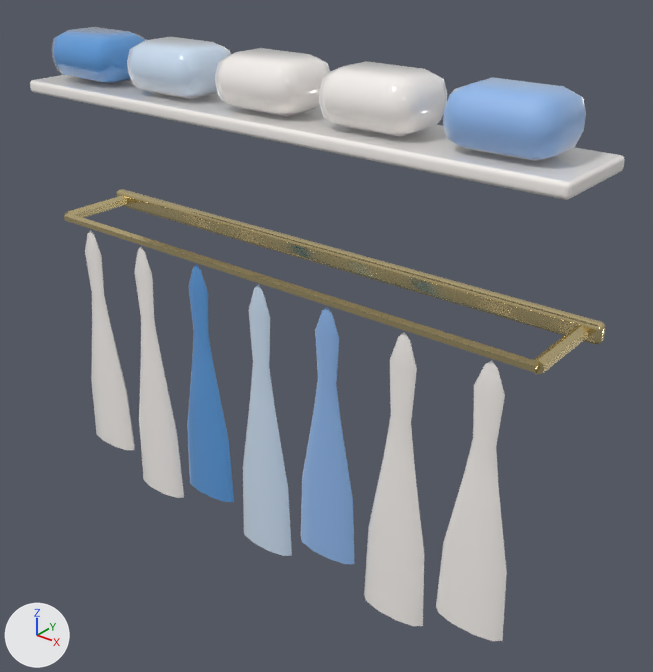
A saved change to the glTF model public/assets/interiors/boutique/rack_wall_rail.glb.
Rendered twice from a camera (50 mm lens) standing at (1.7, -2.06, 3.01) and looking at (0.11, -0.07, 1.78). Lighting does not change. The marker at lower left points along +X, +Y and +Z. The first picture is the older version.

The scene before the commit, as lines of its bpy script (objects in view):
```python
mat_accent2_002 = principled_material('accent2.002')
mat_accent2_002.base_color = (0.102, 0.337, 0.745)  # blue #5a9de0
mat_accent2_002.roughness = 0.08
mat_accent2_002.coat_weight = 1.0
mat_accent2_002.coat_roughness = 0.02
mat_accent_002 = principled_material('accent.002')
mat_accent_002.base_color = (1.0, 0.956, 0.922)  # white #fffaf6
mat_accent_002.roughness = 0.14
mat_accent_002.coat_weight = 1.0
mat_accent_002.coat_roughness = 0.04
mat_accent_002.sheen_weight = 1.0
mat_accent_002.sheen_roughness = 0.4
mat_fabric_002 = principled_material('fabric.002')
mat_fabric_002.base_color = (0.275, 0.479, 0.839)  # blue #8fb8ec
mat_fabric_002.roughness = 0.55
mat_fabric_002.sheen_weight = 1.0
mat_fabric_002.sheen_roughness = 0.35
mat_soft_002 = principled_material('soft.002')
mat_soft_002.base_color = (0.644, 0.791, 0.965)  # blue #d2e6fb
mat_soft_002.roughness = 0.1
mat_soft_002.coat_weight = 1.0
mat_soft_002.coat_roughness = 0.02
mat_soft_002.sheen_weight = 1.0
mat_soft_002.sheen_roughness = 0.4
me_rack_wall_rail = bpy.data.meshes.new('rack_wall_rail')
me_rack_wall_rail.from_pydata(...)  # 954 vertices, 1840 faces; spans x -0.95..0.95, y -0.3..0.04, z 1.03..2.62
# faces by material slot: [272, 348, 536, 228, 228, 228]
me_rack_wall_rail.materials.append(mat_trim_002)  # beige #ecd9a2
me_rack_wall_rail.materials.append(mat_accent_002)  # white #fffaf6
me_rack_wall_rail.materials.append(mat_white_002)  # white #fffaf6
me_rack_wall_rail.materials.append(mat_accent2_002)  # blue #5a9de0
me_rack_wall_rail.materials.append(mat_soft_002)  # blue #d2e6fb
me_rack_wall_rail.materials.append(mat_fabric_002)  # blue #8fb8ec
ob_rack_wall_rail = bpy.data.objects.new('rack_wall_rail', me_rack_wall_rail)
ob_rack_wall_rail.location = (0.0, 0.0, 0.0)
```
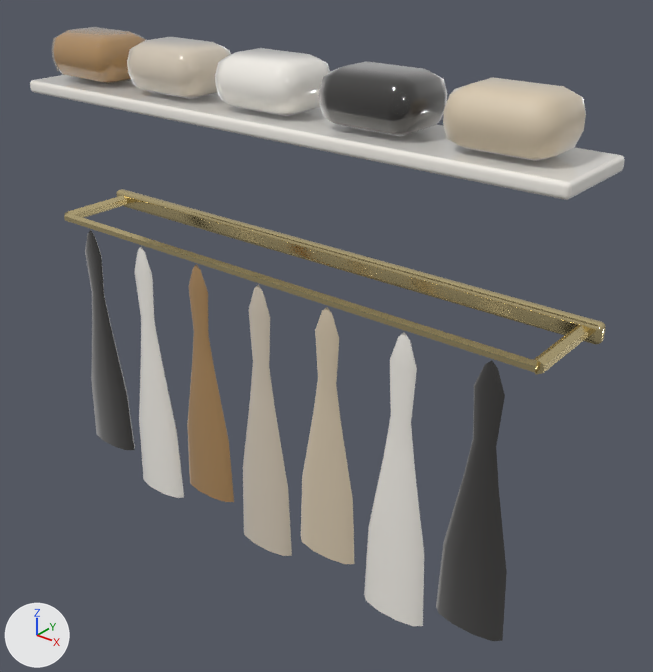
Pixel boxes (x1, y1, x2, y2) of what changed, in the pictures (653 x 672 px):
'rack_wall_rail', recoloured: (52, 27, 598, 641) in both

Diff of the bpy script that builds the scene:
```diff
--- a/public/assets/interiors/boutique/rack_wall_rail.glb.py
+++ b/public/assets/interiors/boutique/rack_wall_rail.glb.py
@@ mat_accent_002 @@
 mat_accent_002 = principled_material('accent.002')
-mat_accent_002.base_color = (1.0, 0.956, 0.922)  # white #fffaf6
+mat_accent_002.base_color = (0.0232, 0.0212, 0.0194)  # black #2a2826
 mat_accent_002.roughness = 0.14
@@ mat_accent2_002 @@
 mat_accent2_002 = principled_material('accent2.002')
-mat_accent2_002.base_color = (0.102, 0.337, 0.745)  # blue #5a9de0
+mat_accent2_002.base_color = (0.434, 0.254, 0.102)  # brown #b08a5a
 mat_accent2_002.roughness = 0.08
@@ mat_soft_002 @@
 mat_soft_002 = principled_material('soft.002')
-mat_soft_002.base_color = (0.644, 0.791, 0.965)  # blue #d2e6fb
+mat_soft_002.base_color = (0.694, 0.604, 0.479)  # pale yellow #d9ccb8
 mat_soft_002.roughness = 0.1
@@ mat_fabric_002 @@
 mat_fabric_002 = principled_material('fabric.002')
-mat_fabric_002.base_color = (0.275, 0.479, 0.839)  # blue #8fb8ec
+mat_fabric_002.base_color = (0.687, 0.578, 0.423)  # beige #d8c8ae
 mat_fabric_002.roughness = 0.55
```
